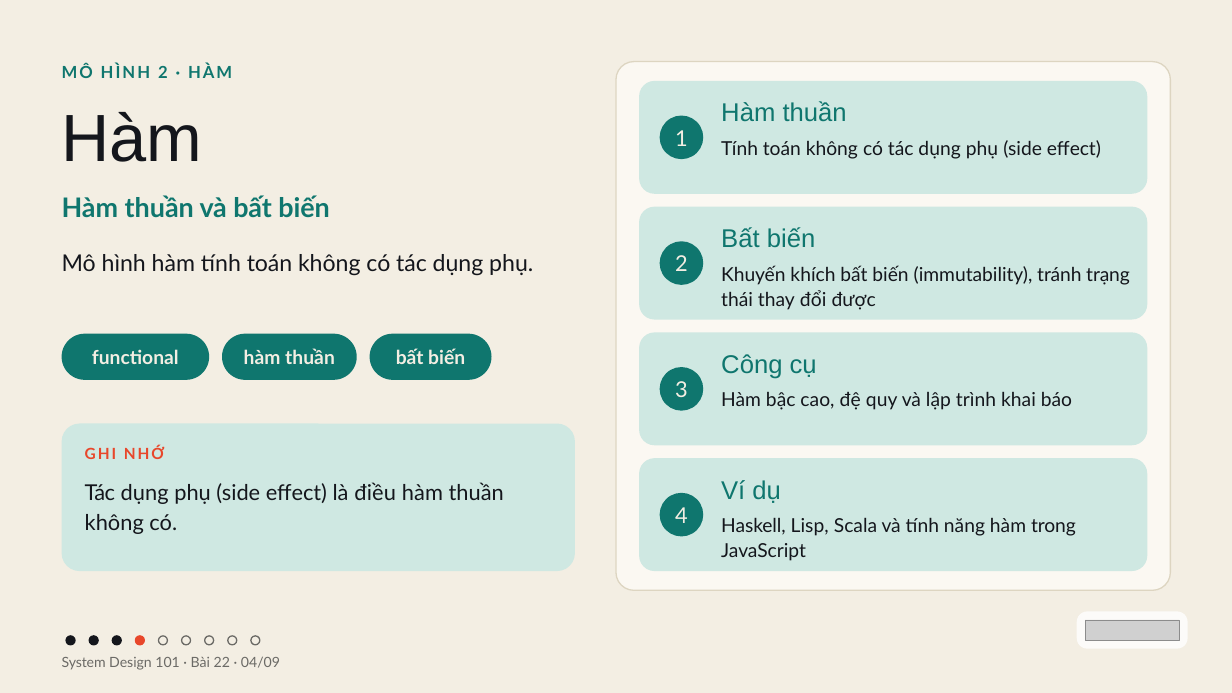
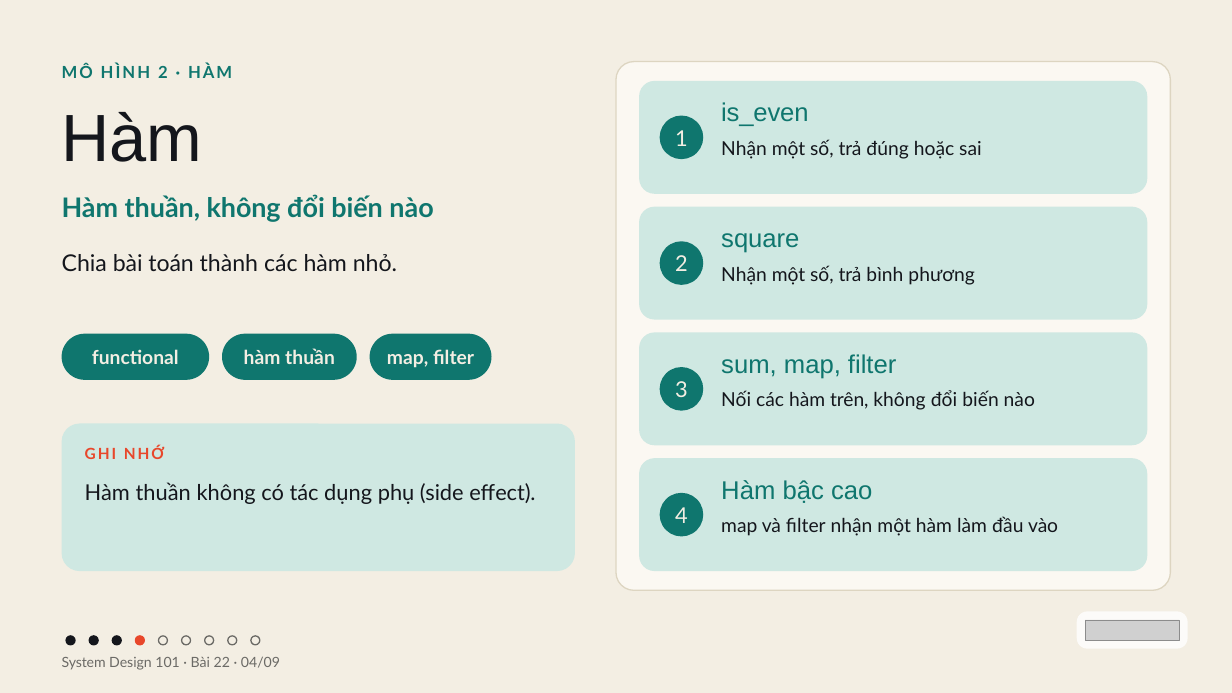
Before and after one commit to vohoailinh90/tool-marketing-studio, a slide deck: slide 4 of system-design-101/vi/lessons/sd-10-022/slides/sd-10-022.pptx. Drawn at 1232x693 pixels with LibreOffice and Linux fonts; fonts in the diff are those of the drawing; grey boxes stand for pictures. Boxes give left, top, right and bottom in pixels: in the first picture for what was removed or moved away, otherwise in the second. Text is boxed around its words. In the diff, an @@ line names an element or a change of style, - is before the commit and + after.

```diff
--- a/system-design-101/vi/lessons/sd-10-022/slides/sd-10-022.pptx
+++ b/system-design-101/vi/lessons/sd-10-022/slides/sd-10-022.pptx
@@ text at <box>721,102,808,126</box>: text changed @@
-Hàm thuần
+is_even
@@ text at <box>721,139,981,159</box>: text changed @@
-Tính toán không có tác dụng phụ (side effect)
+Nhận một số, trả đúng hoặc sai
@@ text at <box>62,194,433,222</box>: text changed @@
-Hàm thuần và bất biến
+Hàm thuần, không đổi biến nào
@@ text at <box>721,233,799,253</box>: text changed @@
-Bất biến
+square
@@ text at <box>62,254,397,271</box>: text changed @@
-Mô hình hàm tính toán không có tác dụng phụ.
+Chia bài toán thành các hàm nhỏ.
@@ text at <box>721,265,974,285</box>: text changed @@
-Khuyến khích bất biến (immutability), tránh trạng thái thay đổi được
+Nhận một số, trả bình phương
@@ text in rounded rectangle at <box>387,349,474,368</box>: text changed @@
-bất biến
+map, filter
@@ text at <box>721,354,896,379</box>: text changed @@
-Công cụ
+sum, map, filter
@@ text at <box>721,390,1035,410</box>: text changed @@
-Hàm bậc cao, đệ quy và lập trình khai báo
+Nối các hàm trên, không đổi biến nào
@@ text at <box>85,482,535,504</box>: text changed @@
-Tác dụng phụ (side effect) là điều hàm thuần không có.
+Hàm thuần không có tác dụng phụ (side effect).
@@ text at <box>721,480,872,503</box>: text changed @@
-Ví dụ
+Hàm bậc cao
@@ text at <box>721,516,1058,536</box>: text changed @@
-Haskell, Lisp, Scala và tính năng hàm trong JavaScript
+map và filter nhận một hàm làm đầu vào
```
Also in this commit, not shown: 8 other slides changed.
